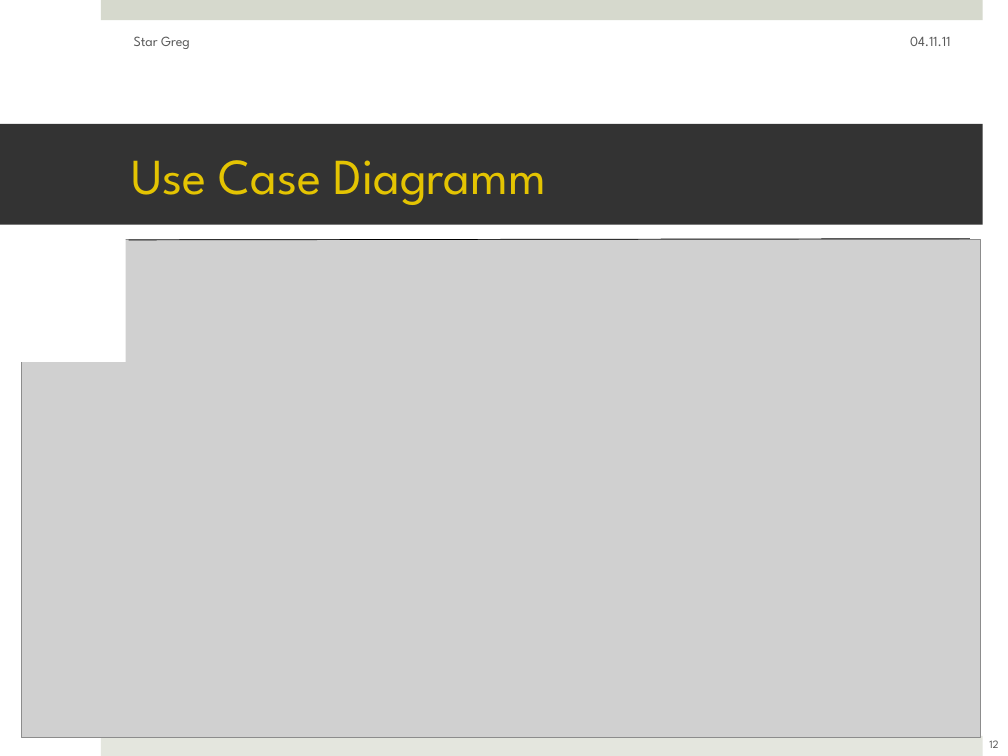
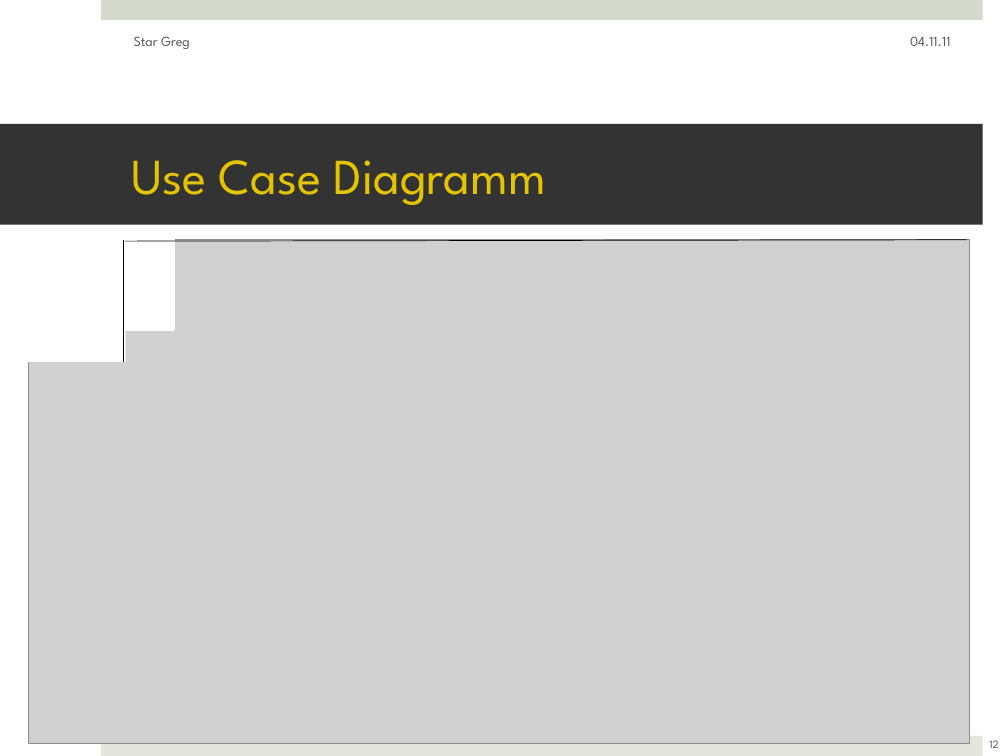
Before and after one commit to ftes/stargreg, a slide deck: slide 12 of 70 Praesentation/50 StarGreg Finish.pptx. Drawn at 1008x756 pixels with LibreOffice and Linux fonts; fonts in the diff are those of the drawing; grey boxes stand for pictures. Boxes give left, top, right and bottom in pixels: in the first picture for what was removed or moved away, otherwise in the second. Text is boxed around its words. In the diff, an @@ line names an element or a change of style, - is before the commit and + after.

```diff
--- a/70 Praesentation/50 StarGreg Finish.pptx
+++ b/70 Praesentation/50 StarGreg Finish.pptx
@@ rectangle: place and size @@
-rectangle at <box>28,240,192,330</box>
+rectangle at <box>28,240,173,330</box>
@@ picture: place and size @@
-picture at <box>21,240,980,738</box>
+picture at <box>28,240,970,743</box>
@@ line added from (123, 362) to (123, 240), #000000 0.5 pt @@
@@ line moved from (970, 239) - (129, 240) to (967, 240) - (125, 241) @@
@@ rectangle removed at <box>132,240,252,264</box> @@
```
Also in this commit, not shown: 1 other slide changed, 2 other files.
